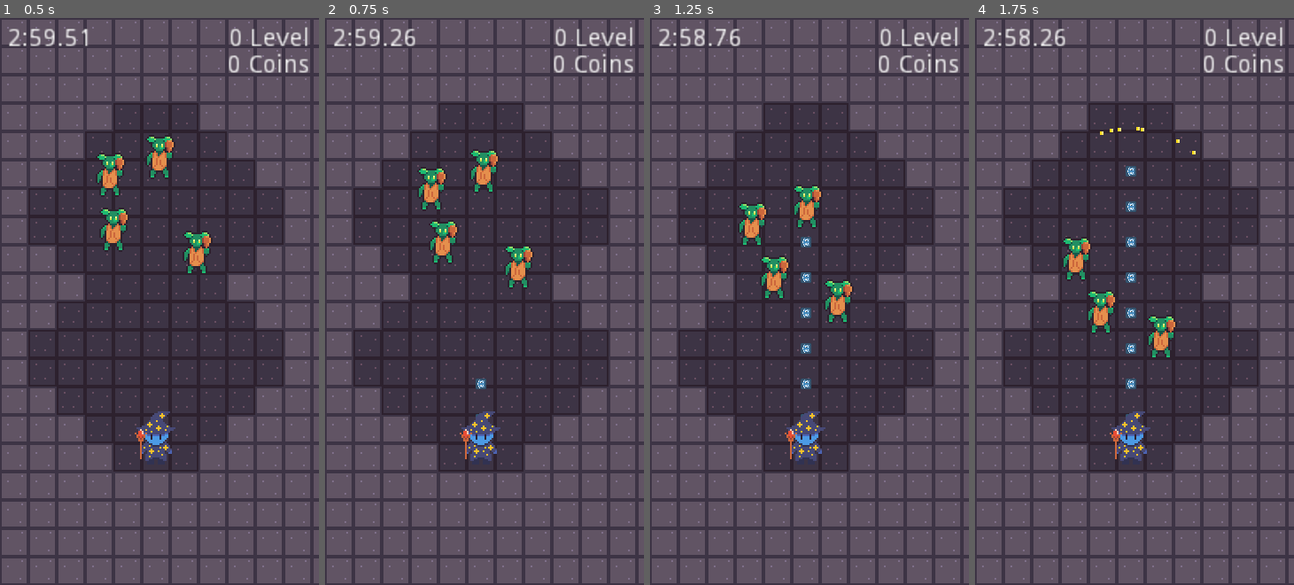
Above: before the commit, frames 1-4 (left to right).
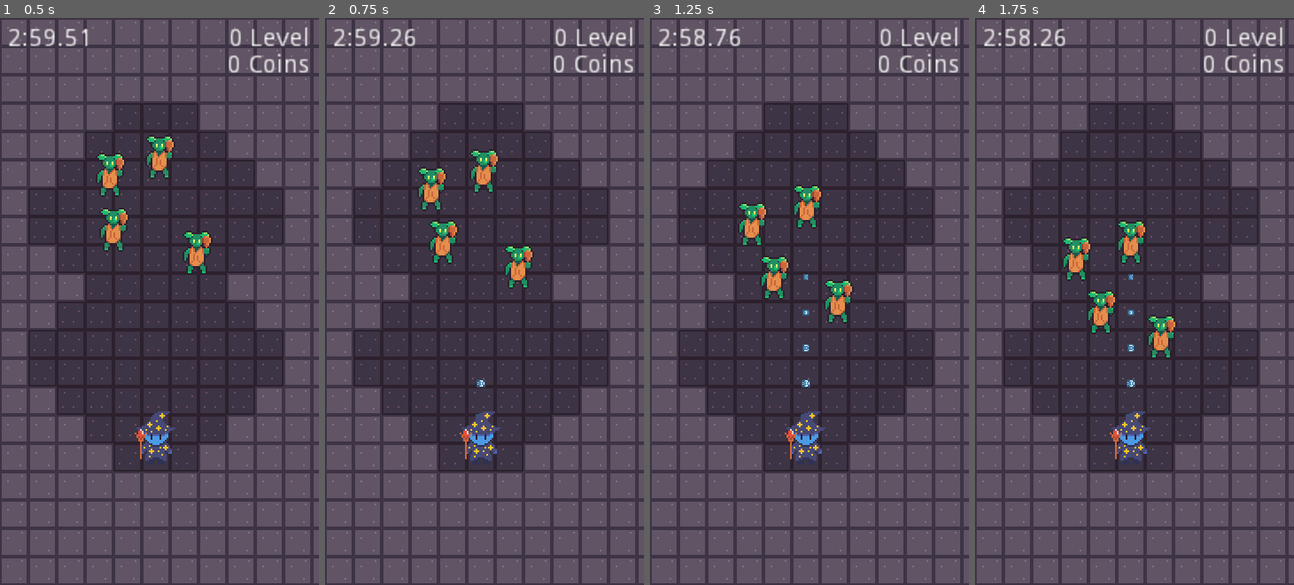
Above: after the commit, the same moments.

Repository: htxdfh/InfGamingSpil
Game: Godot game, scene res://Level_2.tscn
Same seed, same stepped clock (60 frames per second), same inputs: the game is played once before the commit and once after it. This scene is started directly instead of the project's main scene.
Inputs:
- Up to frame 1 (0.5 s): no input
- Up to frame 2 (0.75 s): tap Enter at 0.5 s; hold Up (shoot_up) from 0.53 s (still down)
- Up to frame 3 (1.25 s): keep holding Up (shoot_up)
- Up to frame 4 (1.75 s): keep holding Up (shoot_up)

Frame 1 is identical in both runs. In frame 2, less than 0.1% of the frame differs, in the area x 47-51%, y 63-66%; in frame 3, 0.3%; in frame 4, 0.7%, in the area x 39-70%, y 19-66%.

Commit message:
Hurtbox fix

Diff:
--- a/Player/Player.gd
+++ b/Player/Player.gd
@@ -15,6 +15,9 @@
 onready var flash = $AnimationPlayer
 onready var ysort = $YSort
 onready var shoot_timer = $ProjectileCooldown
+onready var timer = $"PlayerHurtBox/InvincibilityTimer"
+
+var invincible = false
 
 func _ready():
 	stats.connect("no_health", self, "queue_free")
@@ -37,12 +40,12 @@
 		if shoot_vector.y <= 0:
 			var p = projectile.instance()
 			p.show_behind_parent = true
-			p.shoot(position + Vector2(0,6), shoot_vector)
+			p.shoot(position + Vector2(0,6), shoot_vector )
 			get_parent().add_child(p)
 		else:
 			var p = projectile.instance()
 			p.show_behind_parent = false
-			p.shoot(position + Vector2(0,6), shoot_vector)
+			p.shoot(position + Vector2(0,6), shoot_vector )
 			get_parent().add_child(p)
 
 
@@ -61,15 +64,21 @@
 	velocity = move_and_slide(velocity)
 
 func _on_PlayerHurtBox_area_entered(_area):
-	stats.health -= 1
-	Global.player_health = stats.health
-	hurtbox.start_invincibility(1)
+	if !invincible:
+		invincible = true
+		timer.start(1)
+		Invincibility_started()
+		stats.health -= 1
+		Global.player_health = stats.health
 
-func _on_PlayerHurtBox_invincibility_ended():
+
+func Invincibility_ended():
 	flash.play("FlashEnd")
+	hurtbox.set_deferred("monitoring", true)
 
-func _on_PlayerHurtBox_invincibility_started():
+func Invincibility_started():
 	flash.play("FlashStart")
+	hurtbox.set_deferred("monitoring", false)
 
 func _on_PlayerPickupBox_body_entered(body):
 	stats.coins += 1
@@ -79,3 +88,9 @@
 func _on_Projectile_cooldown_timeout():
 	shoot_ready = true
 	print("hello")
+
+
+
+func _on_InvincibilityTimer_timeout():
+	invincible = false
+	Invincibility_ended()
--- a/Player/Player.tscn
+++ b/Player/Player.tscn
@@ -1,8 +1,7 @@
-[gd_scene load_steps=14 format=2]
+[gd_scene load_steps=13 format=2]
 
 [ext_resource path="res://Player/Player.gd" type="Script" id=1]
 [ext_resource path="res://Player/Sprites/Wizard.png" type="Texture" id=2]
-[ext_resource path="res://Player/PlayerHurtBox.gd" type="Script" id=3]
 [ext_resource path="res://Stats/PlayerStats.tscn" type="PackedScene" id=4]
 [ext_resource path="res://Boxes/ChannelBox.tscn" type="PackedScene" id=5]
 
@@ -107,7 +106,6 @@
 
 [node name="PlayerHurtBox" type="Area2D" parent="."]
 collision_mask = 0
-script = ExtResource( 3 )
 
 [node name="CollisionShape2D" type="CollisionShape2D" parent="PlayerHurtBox"]
 position = Vector2( 0, 1 )
@@ -142,11 +140,7 @@
 [node name="Node2D" type="Node2D" parent="."]
 
 [connection signal="area_entered" from="PlayerHurtBox" to="." method="_on_PlayerHurtBox_area_entered"]
-[connection signal="invincibility_ended" from="PlayerHurtBox" to="." method="_on_PlayerHurtBox_invincibility_ended"]
-[connection signal="invincibility_ended" from="PlayerHurtBox" to="PlayerHurtBox" method="_on_PlayerHurtBox_invincibility_ended"]
-[connection signal="invincibility_started" from="PlayerHurtBox" to="." method="_on_PlayerHurtBox_invincibility_started"]
-[connection signal="invincibility_started" from="PlayerHurtBox" to="PlayerHurtBox" method="_on_PlayerHurtBox_invincibility_started"]
-[connection signal="timeout" from="PlayerHurtBox/InvincibilityTimer" to="PlayerHurtBox" method="_on_InvincibilityTimer_timeout"]
+[connection signal="timeout" from="PlayerHurtBox/InvincibilityTimer" to="." method="_on_InvincibilityTimer_timeout"]
 [connection signal="body_entered" from="PlayerPickupBox" to="." method="_on_PlayerPickupBox_body_entered"]
 [connection signal="timeout" from="ProjectileCooldown" to="." method="_on_Projectile_cooldown_timeout"]
 
--- a/Player/Projectile.gd
+++ b/Player/Projectile.gd
@@ -1,5 +1,6 @@
 extends KinematicBody2D
 
+const lifetime = 1
 var velocity
 
 
@@ -10,7 +11,8 @@
 
 func _physics_process(delta):
 	var collision = move_and_collide(velocity*delta)
-	if collision:
+	scale = Vector2(scale.x - delta/lifetime, scale.y - delta/lifetime)
+	if collision || scale.x <= 0.5:
 		queue_free()
 
 
